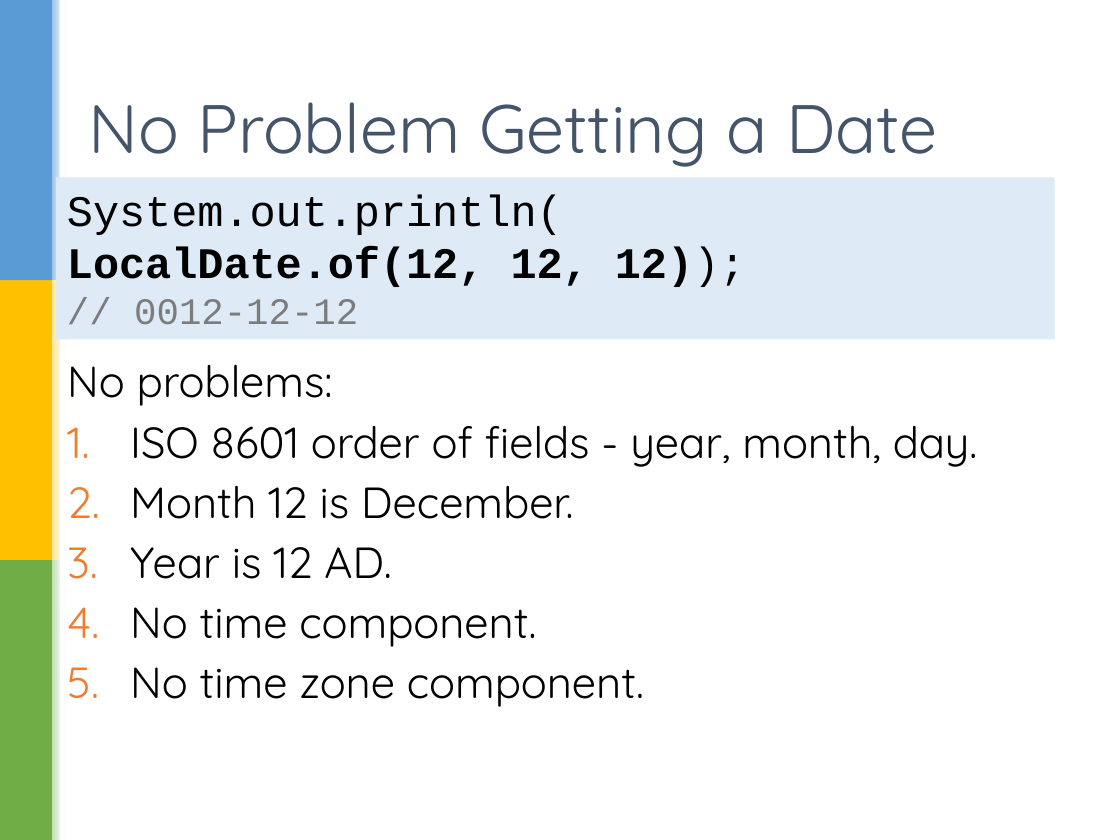
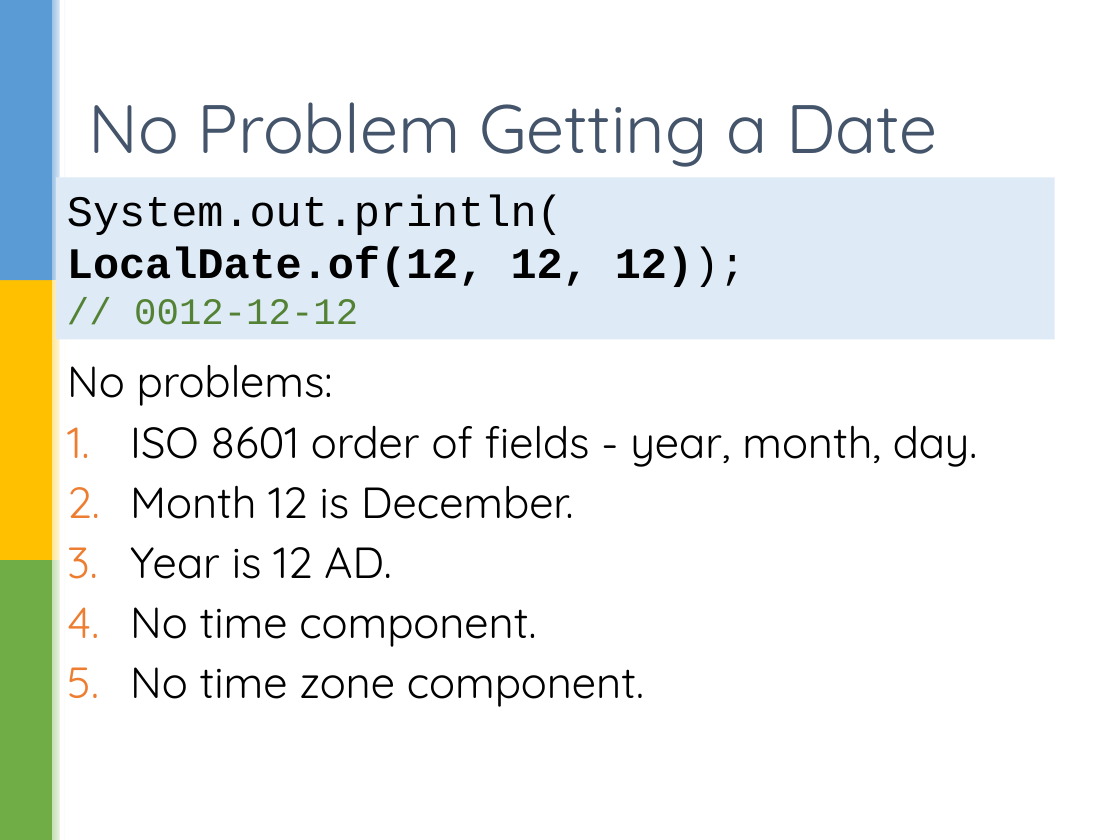
Before and after one commit to sualeh/make-a-date, a slide deck: slide 11 of Java 8 Date and Time API.pptx. Drawn at 1120x840 pixels with LibreOffice and Linux fonts; fonts in the diff are those of the drawing; background and template pictures are left out. Boxes give left, top, right and bottom in pixels: in the first picture for what was removed or moved away, otherwise in the second. Text is boxed around its words. In the diff, an @@ line names an element or a change of style, - is before the commit and + after.

```diff
--- a/Java 8 Date and Time API.pptx
+++ b/Java 8 Date and Time API.pptx
@@ text in rectangle at (x1=134, y1=299, x2=358, y2=325): text colour #7C7C7C to #548235 in "// 0012-12-12" @@
```
Also in this commit, not shown: 7 other slides changed, 1 other file.
